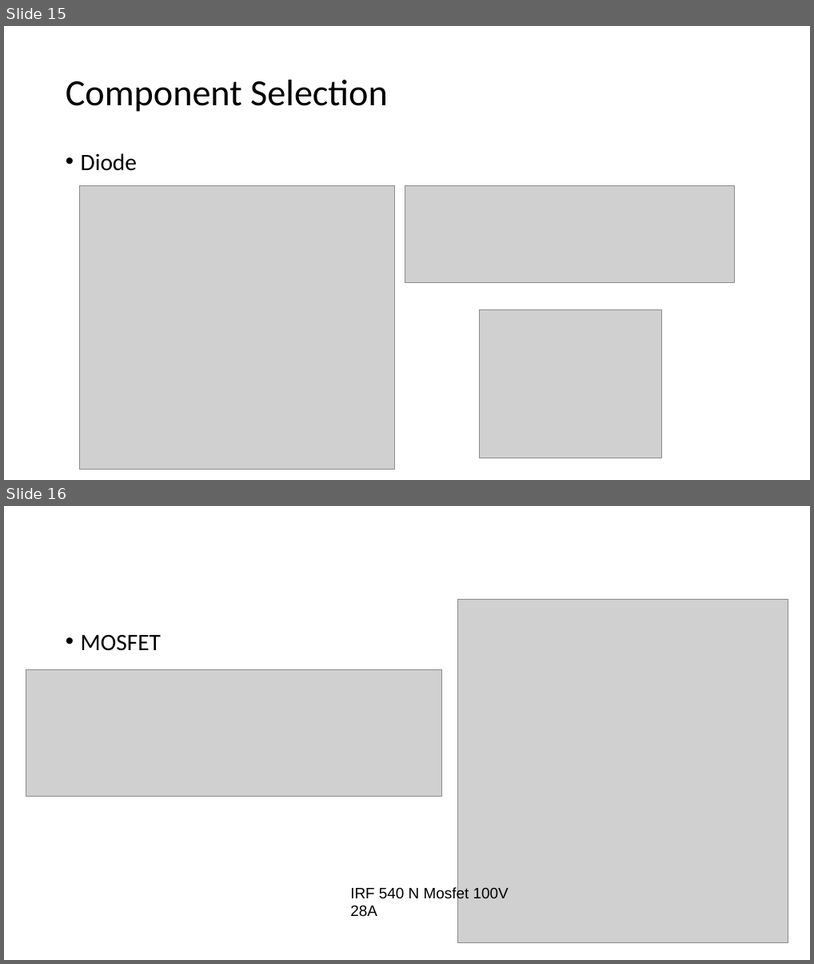
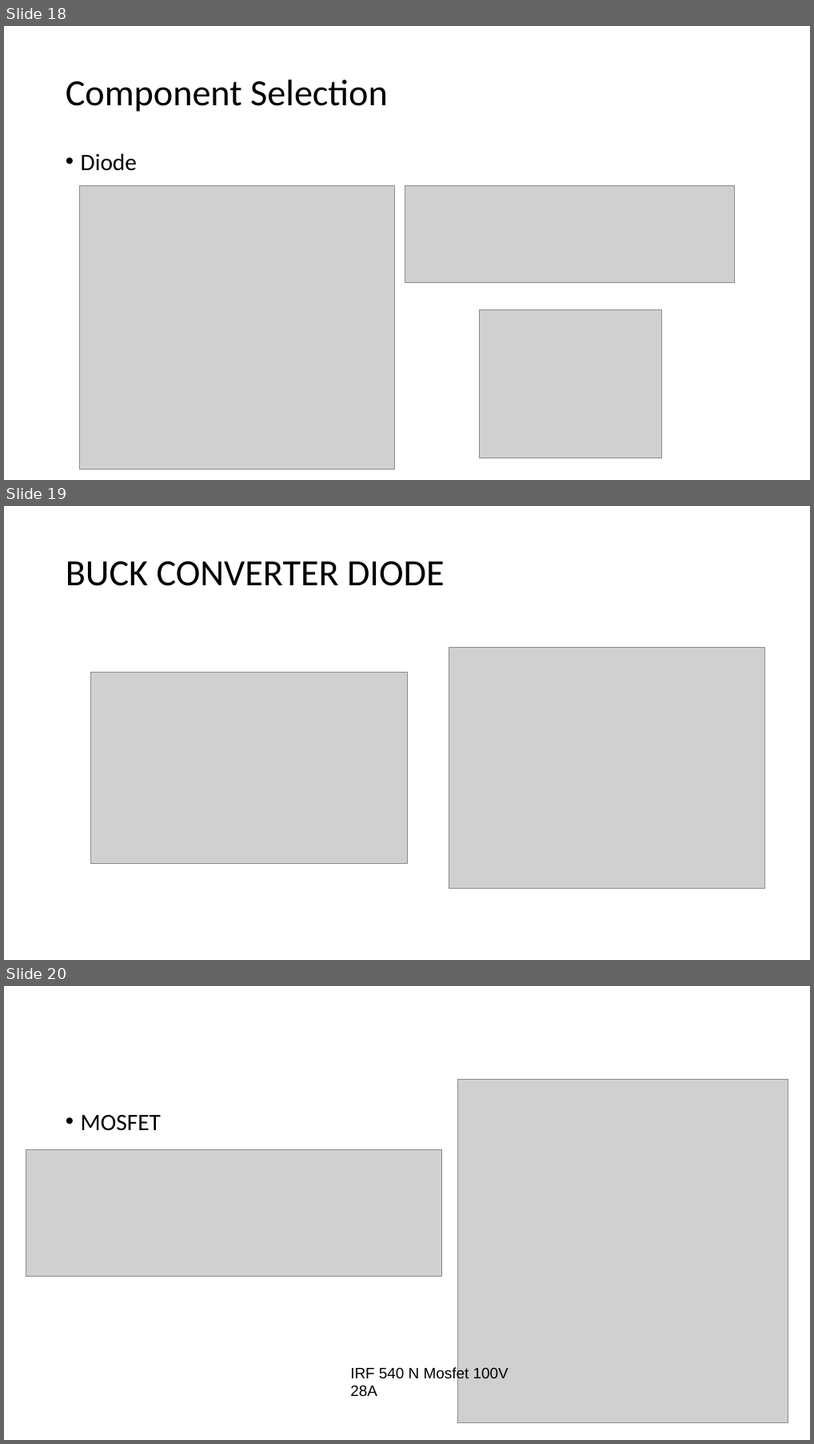
Before and after one commit to onurtoprak1/EE463_PROJECT, a slide deck: simulation_report/simu presentation.pptx. Shown one above the other, each under a label of ours: slides 15 and 16 before the commit, slides 18, 19 and 20 after it. The pictures are 814x964 and 814x1444 pixels, drawn with LibreOffice and Linux fonts; fonts in the diff are those of the drawing; grey boxes stand for pictures. Boxes give left, top, right and bottom in pixels: in the first picture for what was removed or moved away, otherwise in the second. Text is boxed around its words. In the diff, an @@ line names an element or a change of style, - is before the commit and + after.

```diff
--- a/simulation_report/simu presentation.pptx
+++ b/simulation_report/simu presentation.pptx
@@ slide 19 added at bbox=[4, 506, 810, 960], background #FFFFFF @@
@@ title added at bbox=[66, 561, 445, 586], 44 pt, text #000000 @@
+BUCK CONVERTER DIODE
@@ picture added at bbox=[449, 647, 765, 888] @@
@@ picture added at bbox=[90, 672, 407, 863] @@
@@ what was slide 15 is now slide 18 @@
@@ what was slide 16 is now slide 20 @@
```
Also in this commit, not shown: 3 slides changed, 6 other slides added, 2 slides removed.
